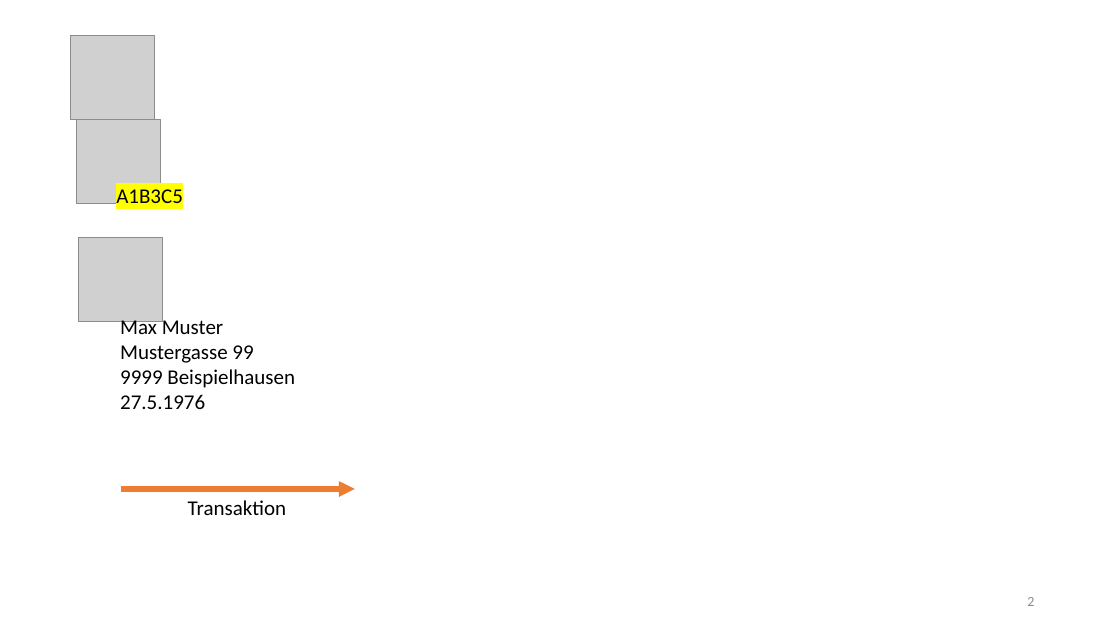
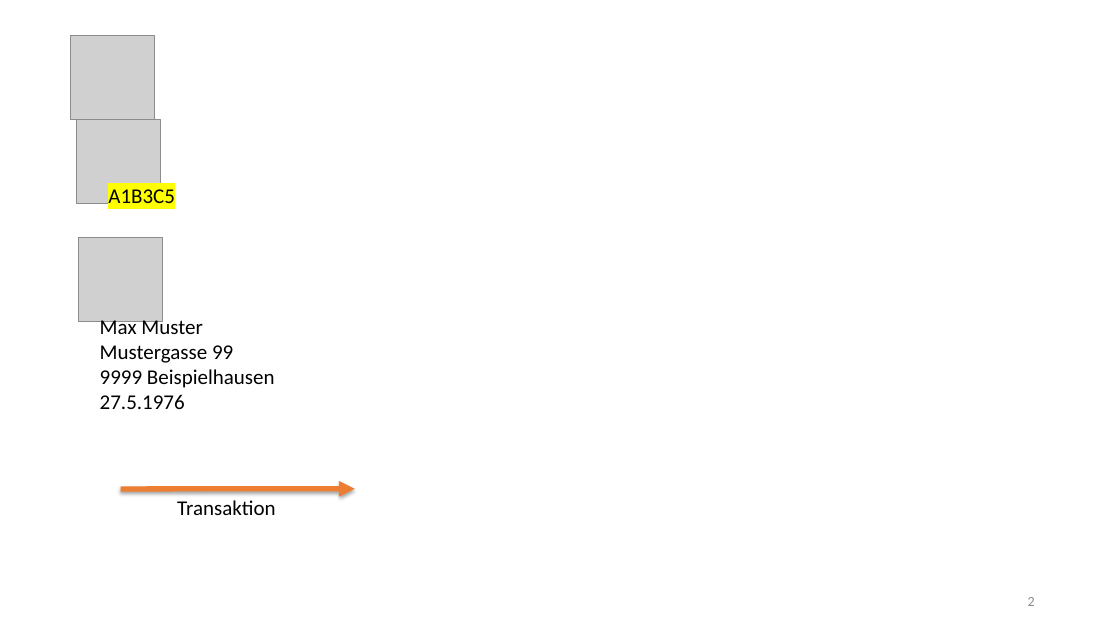
Before and after one commit to ralych/hfms-ihe-workshop, a slide deck: slide 2 of ppt/HFMTS_Medizintechnik_2021_IHE_interoperabilitaet_Arbeitsvorlage.pptx. Drawn at 1120x630 pixels with LibreOffice and Linux fonts; fonts in the diff are those of the drawing; grey boxes stand for pictures. Boxes give left, top, right and bottom in pixels: in the first picture for what was removed or moved away, otherwise in the second. Text is boxed around its words. In the diff, an @@ line names an element or a change of style, - is before the commit and + after.

```diff
--- a/ppt/HFMTS_Medizintechnik_2021_IHE_interoperabilitaet_Arbeitsvorlage.pptx
+++ b/ppt/HFMTS_Medizintechnik_2021_IHE_interoperabilitaet_Arbeitsvorlage.pptx
@@ text "A1B3C5": place and size @@
-text "A1B3C5" at (116, 189, 183, 203)
+text "A1B3C5" at (108, 189, 175, 203)
@@ text "Max Muster": place and size @@
-text "Max Muster" at (120, 316, 295, 409)
+text "Max Muster" at (100, 316, 275, 409)
@@ arrow removed from (121, 489) to (355, 489) @@
@@ freeform shape added at (121, 489, 355, 489), outline #ED7D31 4.51 pt @@
@@ text "Transaktion": place and size @@
-text "Transaktion" at (188, 500, 286, 515)
+text "Transaktion" at (177, 500, 275, 515)
```
Also in this commit, not shown: 2 other slides changed, 1 slide added.
